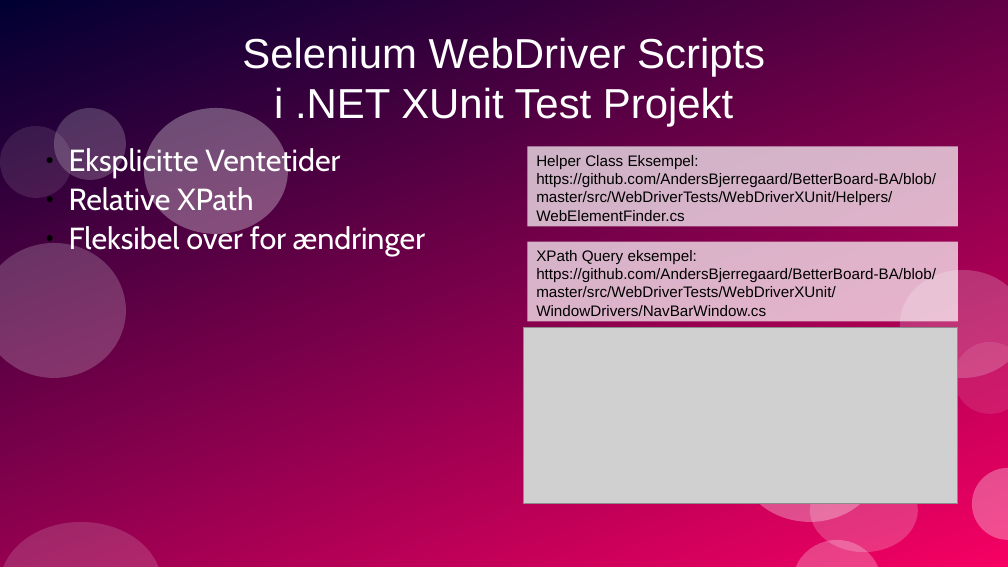
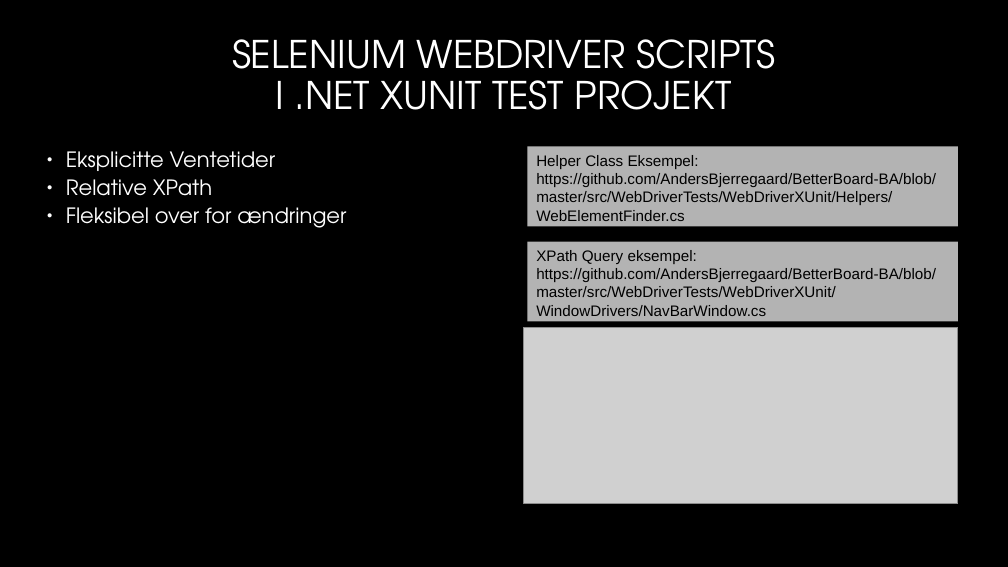
Before and after one commit to AndersBjerregaard/BetterBoard-BA, a slide deck: slide 4 of presentation/presentation.odp. Drawn at 1008x567 pixels with LibreOffice and Linux fonts; fonts in the diff are those of the drawing; grey boxes stand for pictures; background and template pictures are left out. Boxes give left, top, right and bottom in pixels: in the first picture for what was removed or moved away, otherwise in the second. Text is boxed around its words. In the diff, an @@ line names an element or a change of style, - is before the commit and + after.

```diff
--- a/presentation/presentation.odp
+++ b/presentation/presentation.odp
@@ background #FFFFFF to #000000 @@
@@ freeform shape removed at box(0, 0, 1008, 567) @@
@@ title at box(232, 39, 775, 110): text changed; size 33 to 30 pt; font Arial to TeX Gyre Adventor @@
-Selenium WebDriver Scripts
-i .NET XUnit Test Projekt
+SELENIUM WEBDRIVER SCRIPTS
+I .NET XUNIT TEST PROJEKT
@@ freeform shape removed at box(54, 108, 126, 180) @@
@@ freeform shape removed at box(144, 108, 287, 234) @@
@@ text "Eksplicitte Ventetider" at box(66, 151, 346, 228): size 24 to 16.6 pt, font Cabin to TeX Gyre Adventor; indent changed; bullet colour #000000 to #FFFFFF @@
@@ freeform shape removed at box(0, 126, 72, 198) @@
@@ freeform shape removed at box(0, 243, 125, 379) @@
@@ freeform shape removed at box(900, 270, 1008, 378) @@
@@ freeform shape removed at box(954, 342, 1008, 414) @@
@@ freeform shape removed at box(738, 396, 882, 522) @@
@@ freeform shape removed at box(810, 468, 918, 552) @@
@@ freeform shape removed at box(972, 468, 1008, 541) @@
@@ freeform shape removed at box(0, 522, 162, 567) @@
@@ freeform shape removed at box(792, 541, 882, 567) @@
```
Also in this commit, not shown: 10 other slides changed.
